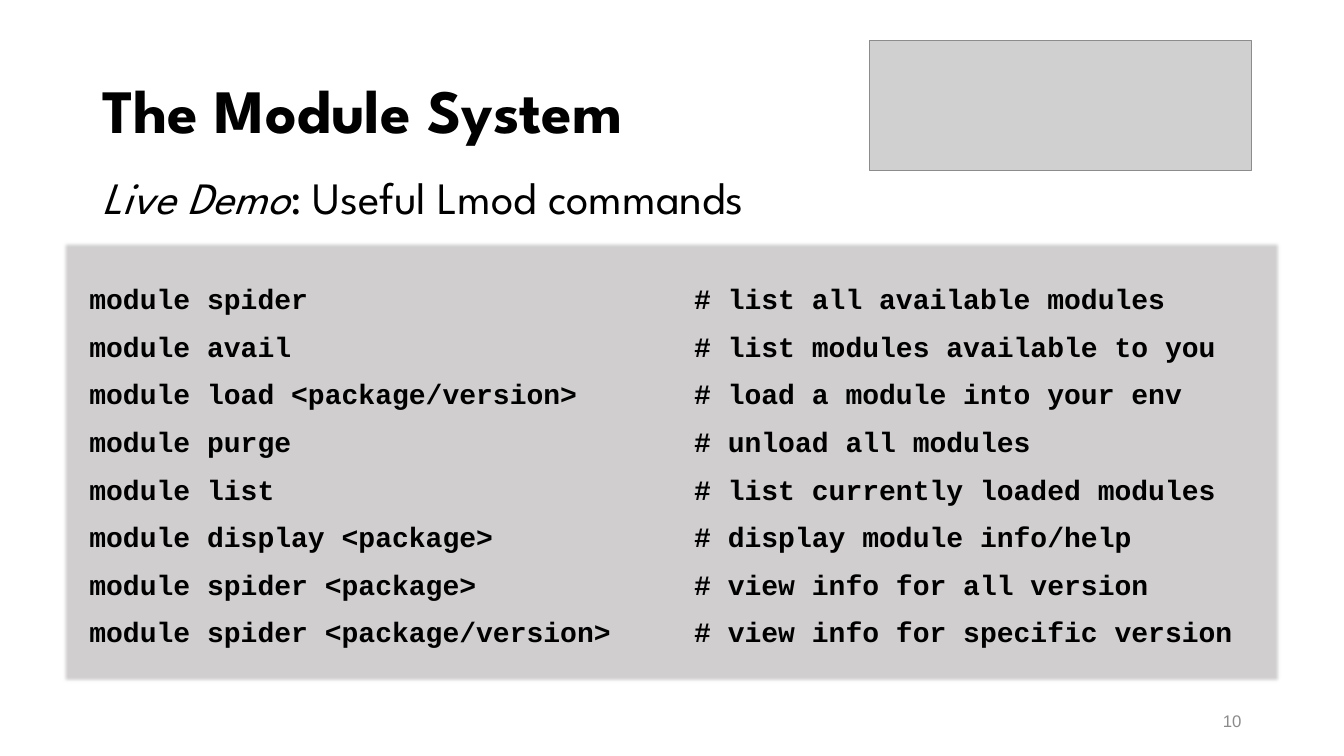
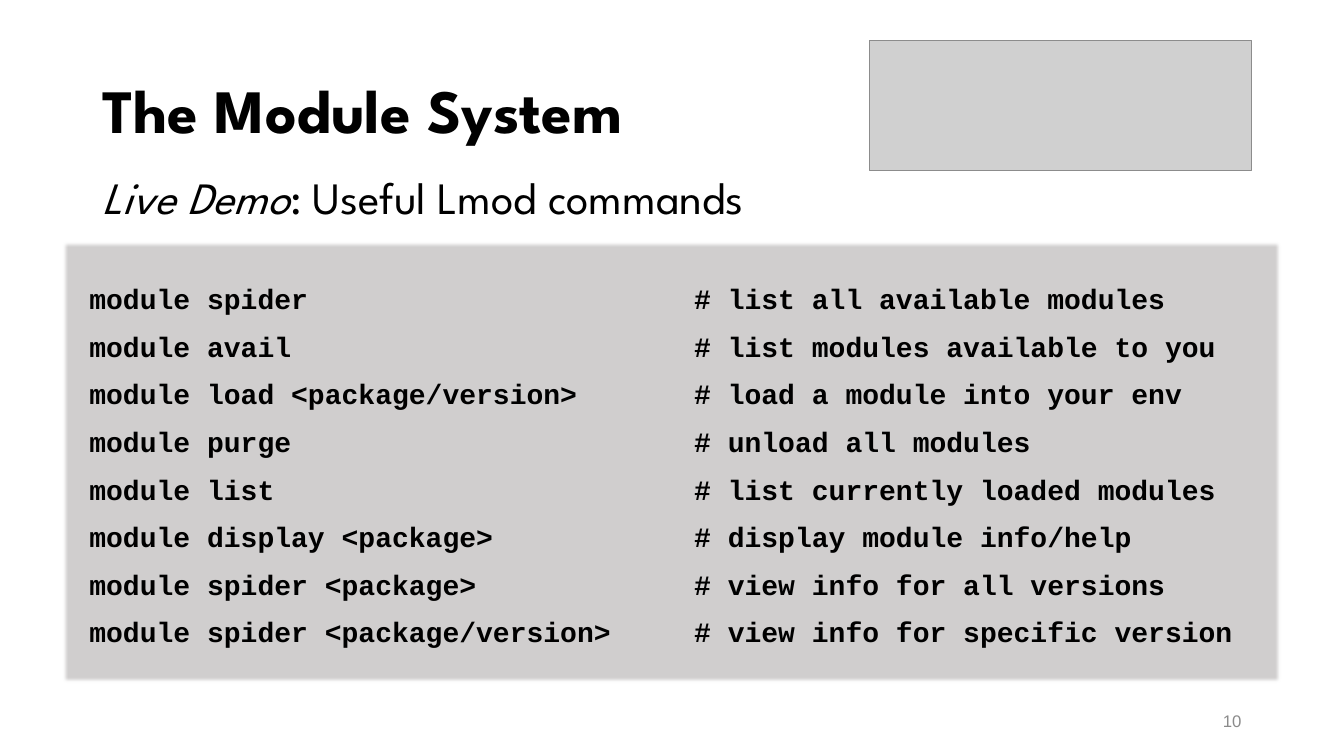
Before and after one commit to mohalkh5/hpc_fundamentals_micro_credential, a slide deck: slide 10 of installing_software/installing_software.pptx. Drawn at 1344x756 pixels with LibreOffice and Linux fonts; fonts in the diff are those of the drawing; grey boxes stand for pictures; background and template pictures are left out. Boxes give left, top, right and bottom in pixels: in the first picture for what was removed or moved away, otherwise in the second. Text is boxed around its words. In the diff, an @@ line names an element or a change of style, - is before the commit and + after.

```diff
--- a/installing_software/installing_software.pptx
+++ b/installing_software/installing_software.pptx
@@ text at box(89, 575, 1165, 601): text changed @@
-module spider <package> # view info for all version
+module spider <package> # view info for all versions
```
Also in this commit, not shown: 28 other slides changed, 1 other file.
